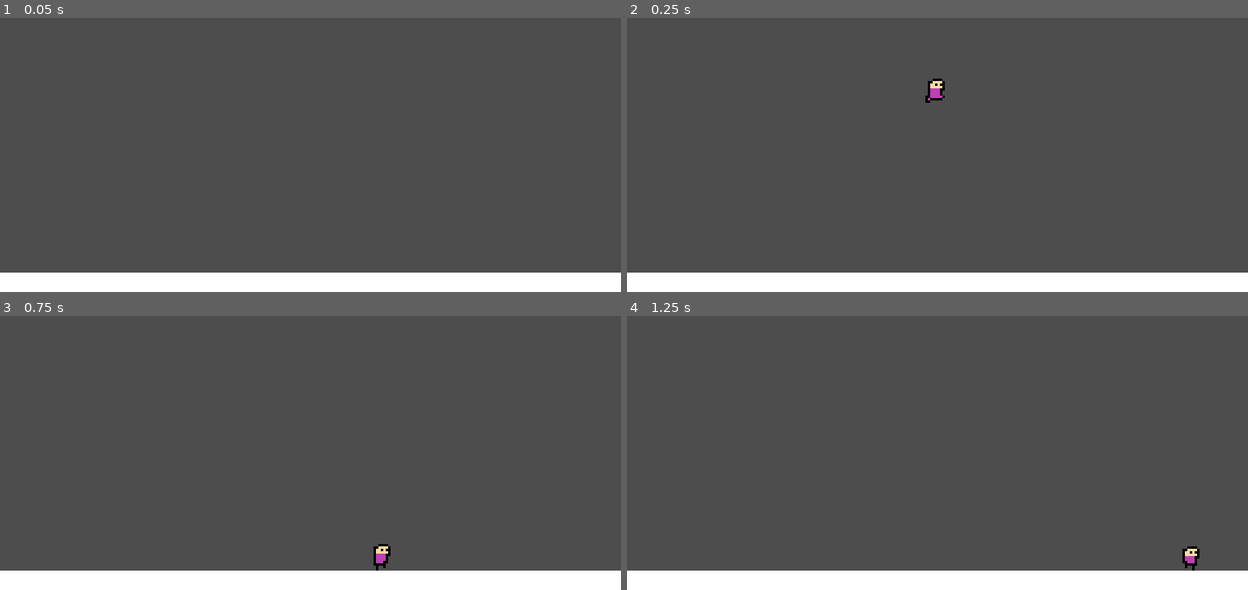
Above: before the commit, frames 1-4 (two rows, left to right).
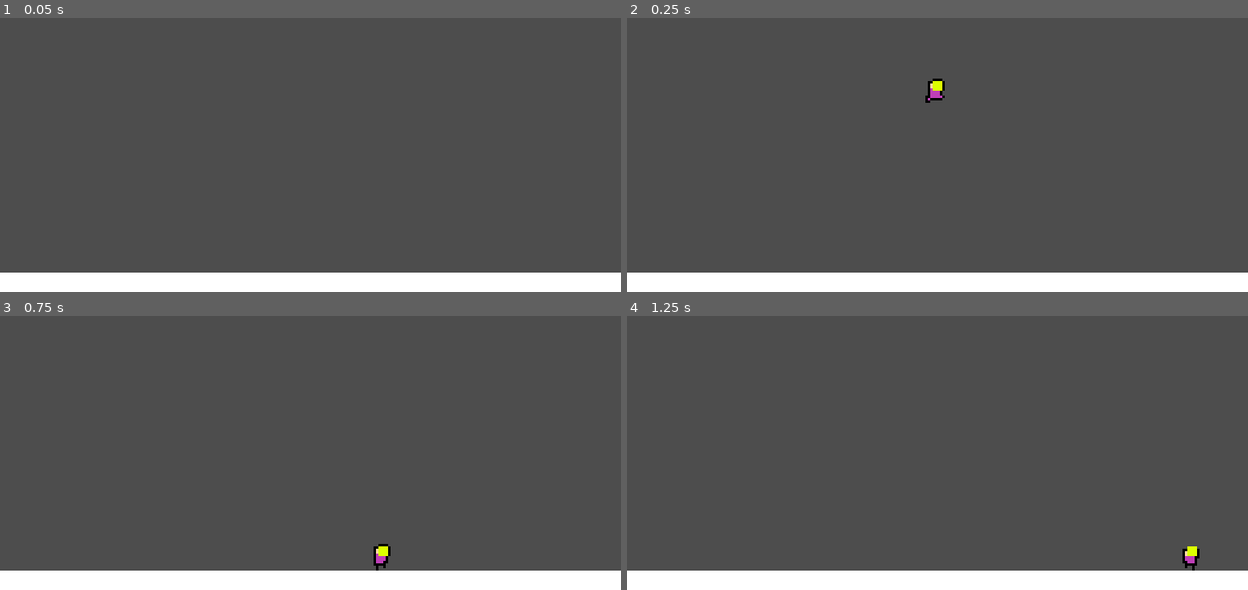
Above: after the commit, the same moments.

Repository: KeichiTS/Go-Godot-Jam-4
Game: Godot game, scene res://scenes/test_map.tscn
The game is run twice, just before and just after one commit, with the same random seed, the same clock (stepped at 60 frames per second) and the same inputs. The project has no main scene, so this scene is started directly.
Inputs:
- Up to frame 1 (0.05 s): no input
- Up to frame 2 (0.25 s): no input
- Up to frame 3 (0.75 s): hold Right (ui_right) from 0.53 s (still down); hold E (carrying, bound only after the commit) from 0.53 s (still down)
- Up to frame 4 (1.25 s): keep holding Right (ui_right); keep holding E (carrying, bound only after the commit)

Frame 1 is identical in both runs. In frame 2, less than 0.1% of the frame differs, in the area x 49-51%, y 23-27%; in frame 3, less than 0.1%; in frame 4, less than 0.1%.

Commit message:
objects_to_carry

Diff:
--- a/project.godot
+++ b/project.godot
@@ -55,6 +55,20 @@
 "events": [Object(InputEventKey,"resource_local_to_scene":false,"resource_name":"","device":0,"window_id":0,"alt_pressed":false,"shift_pressed":false,"ctrl_pressed":false,"meta_pressed":false,"pressed":false,"keycode":0,"physical_keycode":82,"key_label":0,"unicode":0,"echo":false,"script":null)
 ]
 }
+carrying={
+"deadzone": 0.5,
+"events": [Object(InputEventKey,"resource_local_to_scene":false,"resource_name":"","device":0,"window_id":0,"alt_pressed":false,"shift_pressed":false,"ctrl_pressed":false,"meta_pressed":false,"pressed":false,"keycode":0,"physical_keycode":69,"key_label":0,"unicode":0,"echo":false,"script":null)
+]
+}
+
+[layer_names]
+
+2d_render/layer_1="Player"
+2d_render/layer_2="Objects"
+2d_render/layer_3="Ground"
+2d_physics/layer_1="Player"
+2d_physics/layer_2="Objects"
+2d_physics/layer_3="Ground"
 
 [rendering]
 
--- /dev/null
+++ b/scenes/carrying_object.tscn
@@ -0,0 +1,33 @@
+[gd_scene load_steps=4 format=3 uid="uid://ceieygl5n7icl"]
+
+[ext_resource type="Script" path="res://scripts/carrying_object.gd" id="1_yvrd7"]
+
+[sub_resource type="RectangleShape2D" id="RectangleShape2D_fu51n"]
+size = Vector2(4, 4)
+
+[sub_resource type="RectangleShape2D" id="RectangleShape2D_i334f"]
+size = Vector2(8, 6)
+
+[node name="Carrying_object" type="RigidBody2D" groups=["object"]]
+collision_layer = 2
+collision_mask = 6
+script = ExtResource("1_yvrd7")
+
+[node name="sprite" type="ColorRect" parent="."]
+offset_left = -2.0
+offset_top = -2.0
+offset_right = 2.0
+offset_bottom = 2.0
+color = Color(0.866667, 1, 0, 1)
+
+[node name="shape" type="CollisionShape2D" parent="."]
+shape = SubResource("RectangleShape2D_fu51n")
+
+[node name="carrying_area" type="Area2D" parent="."]
+collision_layer = 2
+
+[node name="Area2D" type="CollisionShape2D" parent="carrying_area"]
+position = Vector2(0, -1)
+shape = SubResource("RectangleShape2D_i334f")
+
+[connection signal="body_shape_entered" from="carrying_area" to="." method="_on_carrying_area_body_shape_entered"]
--- a/scenes/dead_body.tscn
+++ b/scenes/dead_body.tscn
@@ -6,6 +6,7 @@
 size = Vector2(11, 6)
 
 [node name="Dead_body" type="RigidBody2D"]
+collision_mask = 5
 
 [node name="sprite" type="Sprite2D" parent="."]
 position = Vector2(0, -5)
--- a/scenes/player.tscn
+++ b/scenes/player.tscn
@@ -5,6 +5,53 @@
 
 [sub_resource type="RectangleShape2D" id="RectangleShape2D_1u7tt"]
 size = Vector2(7, 11)
+
+[sub_resource type="Animation" id="Animation_3618c"]
+resource_name = "Jumping"
+length = 0.6
+tracks/0/type = "value"
+tracks/0/imported = false
+tracks/0/enabled = true
+tracks/0/path = NodePath("sprite:frame")
+tracks/0/interp = 1
+tracks/0/loop_wrap = true
+tracks/0/keys = {
+"times": PackedFloat32Array(0, 0.2),
+"transitions": PackedFloat32Array(1, 1),
+"update": 1,
+"values": [3, 4]
+}
+
+[sub_resource type="Animation" id="Animation_rvp58"]
+length = 0.001
+tracks/0/type = "value"
+tracks/0/imported = false
+tracks/0/enabled = true
+tracks/0/path = NodePath("sprite:frame")
+tracks/0/interp = 1
+tracks/0/loop_wrap = true
+tracks/0/keys = {
+"times": PackedFloat32Array(0),
+"transitions": PackedFloat32Array(1),
+"update": 1,
+"values": [0]
+}
+
+[sub_resource type="Animation" id="Animation_qwaik"]
+resource_name = "dying"
+length = 0.6
+tracks/0/type = "value"
+tracks/0/imported = false
+tracks/0/enabled = true
+tracks/0/path = NodePath("sprite:frame")
+tracks/0/interp = 1
+tracks/0/loop_wrap = true
+tracks/0/keys = {
+"times": PackedFloat32Array(0, 0.2, 0.4),
+"transitions": PackedFloat32Array(1, 1, 1),
+"update": 1,
+"values": [3, 5, 6]
+}
 
 [sub_resource type="Animation" id="Animation_bxvqh"]
 resource_name = "idle"
@@ -21,21 +68,6 @@
 "transitions": PackedFloat32Array(1, 1),
 "update": 1,
 "values": [0, 1]
-}
-
-[sub_resource type="Animation" id="Animation_rvp58"]
-length = 0.001
-tracks/0/type = "value"
-tracks/0/imported = false
-tracks/0/enabled = true
-tracks/0/path = NodePath("sprite:frame")
-tracks/0/interp = 1
-tracks/0/loop_wrap = true
-tracks/0/keys = {
-"times": PackedFloat32Array(0),
-"transitions": PackedFloat32Array(1),
-"update": 1,
-"values": [0]
 }
 
 [sub_resource type="Animation" id="Animation_10kp2"]
@@ -55,38 +87,6 @@
 "values": [2, 3]
 }
 
-[sub_resource type="Animation" id="Animation_3618c"]
-resource_name = "Jumping"
-length = 0.6
-tracks/0/type = "value"
-tracks/0/imported = false
-tracks/0/enabled = true
-tracks/0/path = NodePath("sprite:frame")
-tracks/0/interp = 1
-tracks/0/loop_wrap = true
-tracks/0/keys = {
-"times": PackedFloat32Array(0, 0.2),
-"transitions": PackedFloat32Array(1, 1),
-"update": 1,
-"values": [3, 4]
-}
-
-[sub_resource type="Animation" id="Animation_qwaik"]
-resource_name = "dying"
-length = 0.6
-tracks/0/type = "value"
-tracks/0/imported = false
-tracks/0/enabled = true
-tracks/0/path = NodePath("sprite:frame")
-tracks/0/interp = 1
-tracks/0/loop_wrap = true
-tracks/0/keys = {
-"times": PackedFloat32Array(0, 0.2, 0.4),
-"transitions": PackedFloat32Array(1, 1, 1),
-"update": 1,
-"values": [3, 5, 6]
-}
-
 [sub_resource type="AnimationLibrary" id="AnimationLibrary_aj4pq"]
 _data = {
 "Jumping": SubResource("Animation_3618c"),
@@ -97,6 +97,7 @@
 }
 
 [node name="Player" type="CharacterBody2D"]
+collision_mask = 4
 script = ExtResource("1_mne0d")
 
 [node name="sprite" type="Sprite2D" parent="."]
--- a/scenes/test_map.tscn
+++ b/scenes/test_map.tscn
@@ -1,7 +1,8 @@
-[gd_scene load_steps=4 format=3 uid="uid://dggy34sanoxot"]
+[gd_scene load_steps=5 format=3 uid="uid://dggy34sanoxot"]
 
 [ext_resource type="PackedScene" uid="uid://b08edfre7tjm8" path="res://scenes/player.tscn" id="1_1jag7"]
 [ext_resource type="Script" path="res://scripts/test_map.gd" id="1_4h73t"]
+[ext_resource type="PackedScene" uid="uid://ceieygl5n7icl" path="res://scenes/carrying_object.tscn" id="3_goy2c"]
 
 [sub_resource type="RectangleShape2D" id="RectangleShape2D_wdmq5"]
 size = Vector2(1152, 40)
@@ -11,6 +12,8 @@
 
 [node name="platform" type="StaticBody2D" parent="."]
 position = Vector2(-408, -488)
+collision_layer = 4
+collision_mask = 3
 
 [node name="shape" type="CollisionShape2D" parent="platform"]
 position = Vector2(568, 628)
@@ -24,3 +27,6 @@
 
 [node name="Player" parent="." instance=ExtResource("1_1jag7")]
 position = Vector2(128, -24)
+
+[node name="Carrying_object" parent="." instance=ExtResource("3_goy2c")]
+position = Vector2(48, 8)
--- a/scripts/Player.gd
+++ b/scripts/Player.gd
@@ -24,6 +24,7 @@
 	_chance_anim()
 	_die()
 	_restart()
+
 
 
 func _move(x):
@@ -101,3 +102,7 @@
 ###################################################
 #               ~ KeichiTS - 2023 ~               #
 ###################################################
+
+
+func _on_carrying_area_body_entered(body):
+	pass # Replace with function body.
--- /dev/null
+++ b/scripts/carrying_object.gd
@@ -0,0 +1,21 @@
+extends RigidBody2D
+
+var chasing = true
+@onready var target = get_parent().get_node('Player')
+
+
+func _process(delta):
+	target = get_parent().find_child('Player')
+	print(target)
+	if chasing == true and target != null:
+		global_position = target.global_position
+
+
+
+
+func _on_carrying_area_body_shape_entered(body_rid, body, body_shape_index, local_shape_index):
+	print(target)
+	var target = body
+	if Input.is_action_pressed("carrying"):
+		chasing = true
+		print('entrou')
--- a/scripts/test_map.gd
+++ b/scripts/test_map.gd
@@ -6,9 +6,9 @@
 var initial_position = Vector2(128,-24)
 
 func reload():
-	var play = respawn_player.instantiate()
-	play.global_position = initial_position
-	add_child(play)
+	var Player = respawn_player.instantiate()
+	Player.global_position = initial_position
+	add_child(Player)
 
 ###################################################
 #     ~ It ain't much, but it's honest work ~     #
